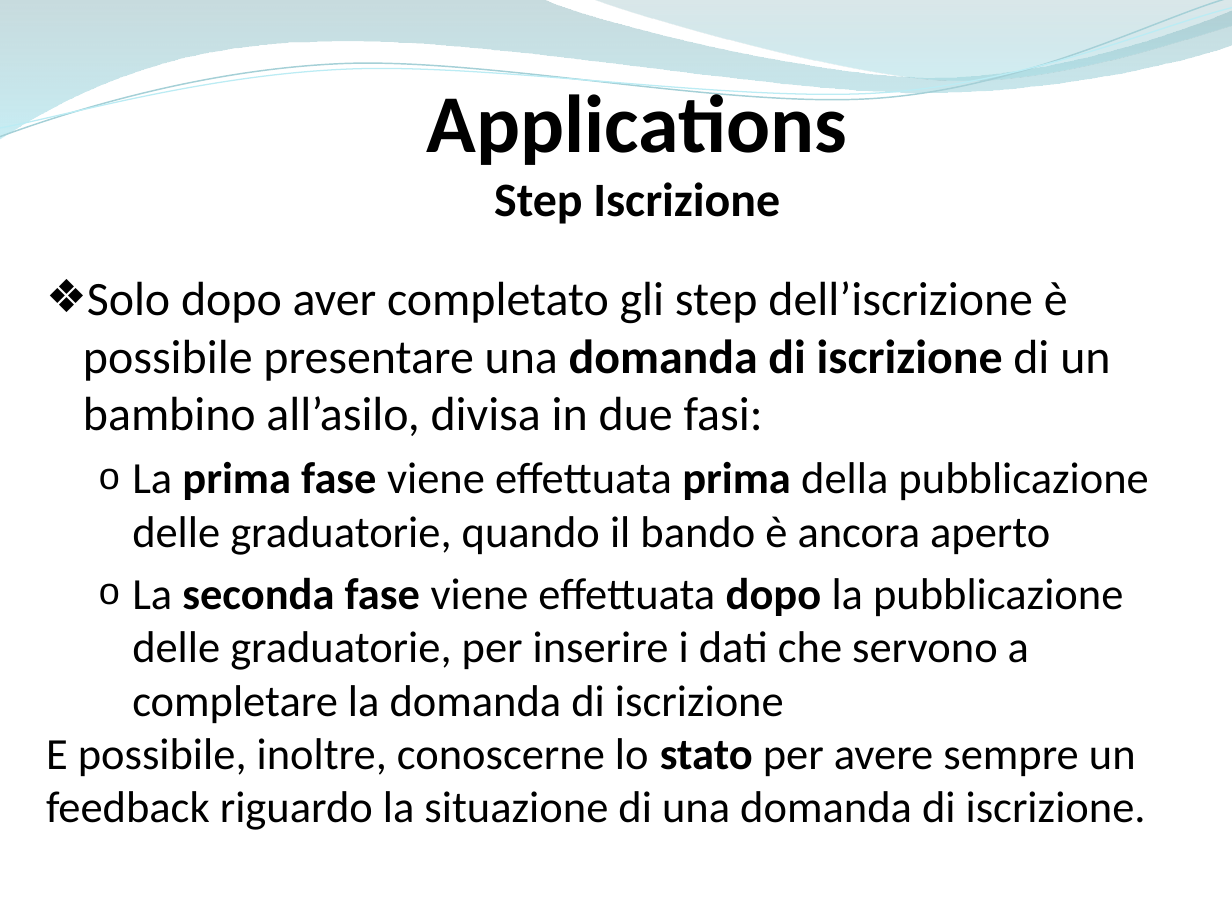
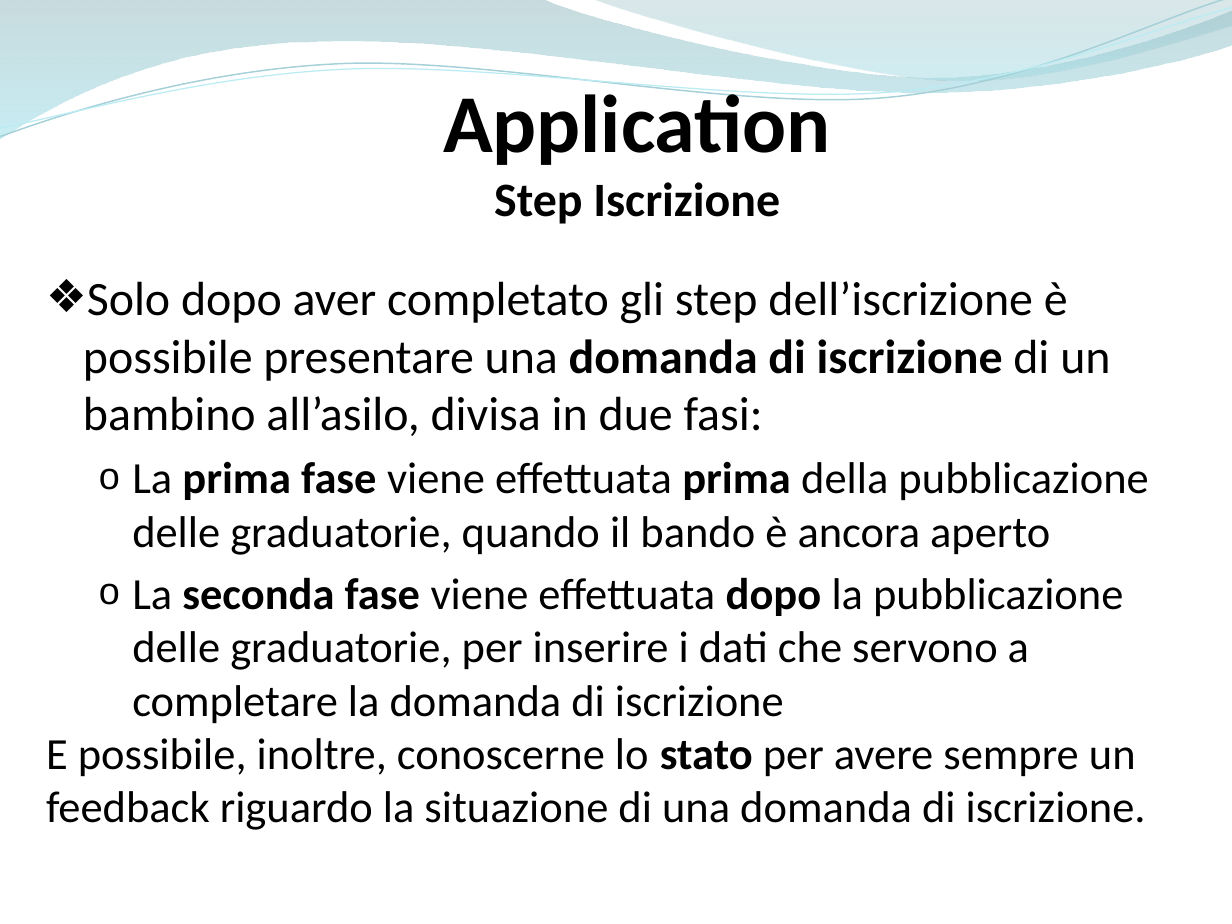
Before and after one commit to ammirate/at-silo, a slide deck: slide 81 of Presentazione/Atsilo1/[BOZZA] Atsilo_A_PresentazioneFinale copia.pptx (slide 65 before the commit). Drawn at 1232x924 pixels with LibreOffice and Linux fonts; fonts in the diff are those of the drawing. Boxes give left, top, right and bottom in pixels: in the first picture for what was removed or moved away, otherwise in the second. Text is boxed around its words. In the diff, an @@ line names an element or a change of style, - is before the commit and + after.

```diff
--- a/Presentazione/Atsilo1/[BOZZA] Atsilo_A_PresentazioneFinale copia.pptx
+++ b/Presentazione/Atsilo1/[BOZZA] Atsilo_A_PresentazioneFinale copia.pptx
@@ text "Application": place and size @@
-text "Application" at <box>427,84,847,224</box>
+text "Application" at <box>443,84,831,224</box>
@@ text at <box>443,84,831,165</box>: text changed @@
-Applications
+Application
```
Also in this commit, not shown: 12 other slides changed, 18 slides added, 2 slides removed.
